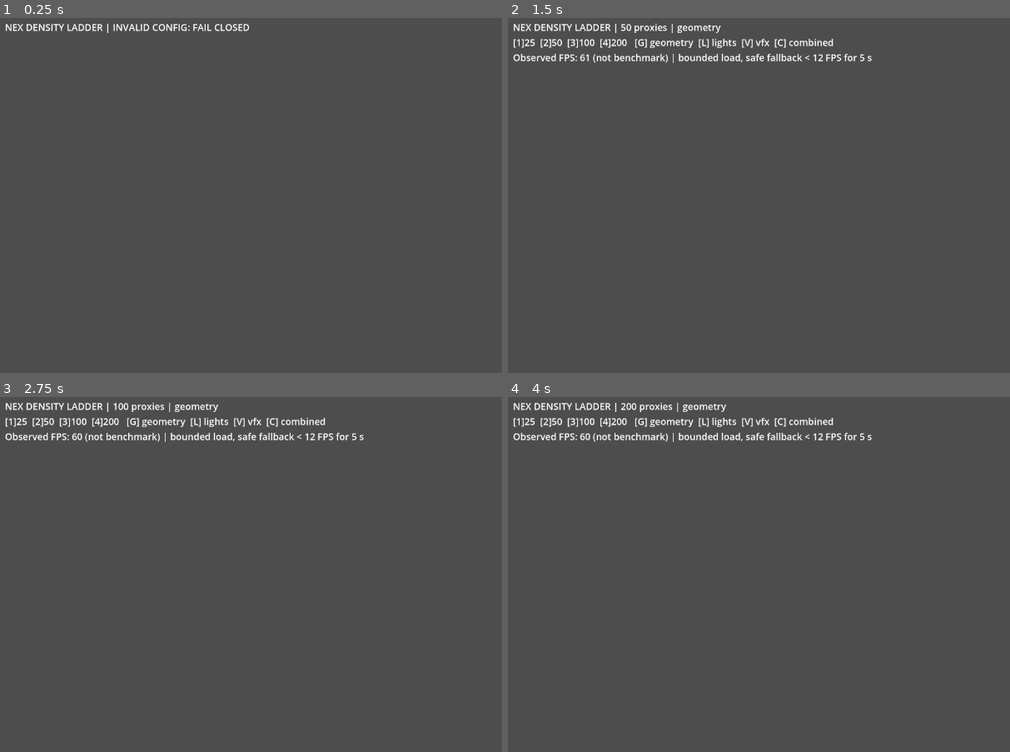
Above: before the commit, frames 1-4 (two rows, left to right).
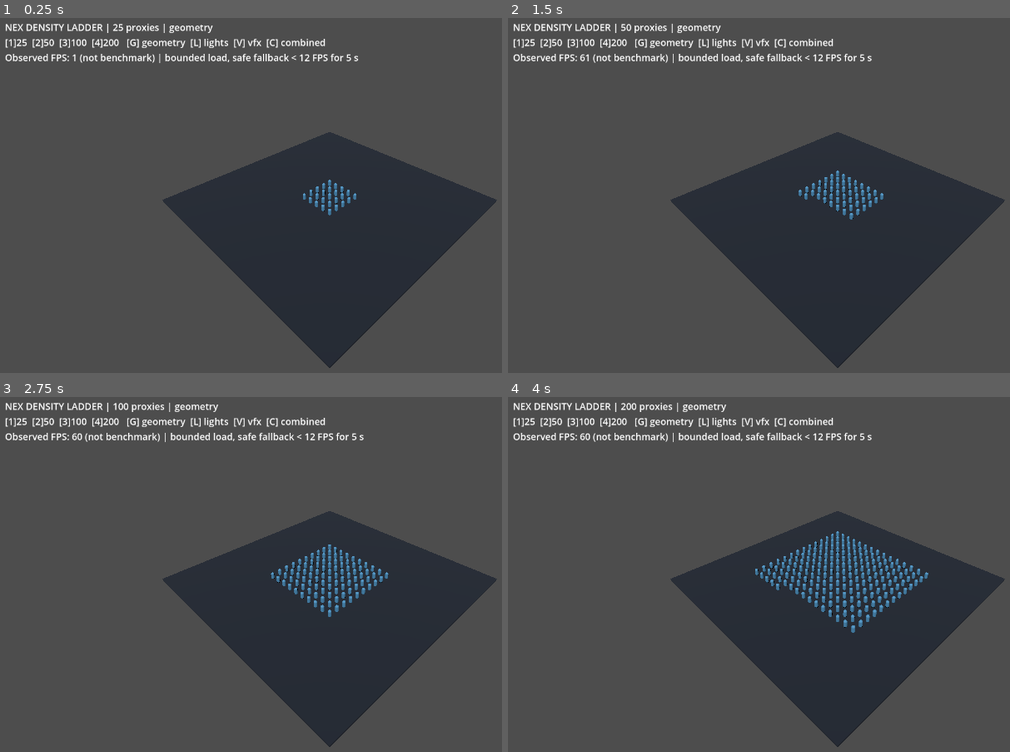
Above: after the commit, the same moments.

Repository: KayzenRoot/nex-engine
Game: Godot game, scene res://main.tscn
Same seed, same stepped clock (60 frames per second), same inputs: the game is played once before the commit and once after it.
Inputs:
- Up to frame 1 (0.25 s): no input
- Up to frame 2 (1.5 s): tap Enter at 0.5 s; tap 1 at 0.6 s; tap Space at 1.25 s; tap 2 at 1.35 s
- Up to frame 3 (2.75 s): tap Enter at 2 s; tap 3 at 2.1 s
- Up to frame 4 (4 s): tap Space at 2.75 s; tap 4 at 2.85 s; tap Enter at 3.5 s; tap G at 3.6 s

The runs differ from the first frame. In frame 1, 24% of the frame differs, in the area x 0-100%, y 1-99%; in frame 2, 22%; in frame 3, 22%; in frame 4, 22%.

Commit message:
fix(nex): accept bounded whole JSON floats in Density Ladder (#24)
Native Godot run #38307657903 exposed mode 3 missing camera because parsed JSON numbers are floats, previously int-only. Fail closed on fractional/out-of-range values, retain 25-200 caps; regression CI assertion.

Diff:
--- a/nex_bench/stress/density_ladder.gd
+++ b/nex_bench/stress/density_ladder.gd
@@ -35,6 +35,18 @@
     _build_workload()
     _show_status()
 
+# Godot JSON represents JSON numeric literals as floats, including whole numbers.
+# Permit only finite whole numbers within strict limits.
+func _json_integer(value: Variant, minimum: int, maximum: int) -> int:
+    if typeof(value) != TYPE_INT and typeof(value) != TYPE_FLOAT:
+        return -1
+    var number: float = float(value)
+    if not is_finite(number) or number != floor(number):
+        return -1
+    if number < float(minimum) or number > float(maximum):
+        return -1
+    return int(number)
+
 func _load_settings() -> bool:
     var settings_path: String = (get_script() as Script).resource_path.get_base_dir().path_join(SETTINGS_NAME)
     if not FileAccess.file_exists(settings_path):
@@ -48,27 +60,24 @@
     if parsed.get("renderer", "") != "forward_plus":
         return false
     var levels: Variant = parsed.get("counts", [])
-    if not (levels is Array) or levels != DEFAULT_COUNTS:
-        return false
-    var cap: Variant = parsed.get("max_proxies", 0)
-    var light_cap: Variant = parsed.get("max_lights", 0)
-    var particle_cap: Variant = parsed.get("max_particle_emitters", 0)
-    var threshold: Variant = parsed.get("minimum_safe_fps_observed", 0)
-    var safety: Variant = parsed.get("safety_consecutive_seconds", 0)
-    if not (cap is int and light_cap is int and particle_cap is int and threshold is int):
-        return false
-    if not (safety is int or safety is float):
-        return false
-    if cap != 200 or light_cap < 0 or light_cap > 6 or particle_cap < 0 or particle_cap > 4:
-        return false
-    if threshold < 5 or threshold > 30 or safety < 2 or safety > 20:
+    if not (levels is Array) or levels.size() != DEFAULT_COUNTS.size():
+        return false
+    for i in range(DEFAULT_COUNTS.size()):
+        if _json_integer(levels[i], int(DEFAULT_COUNTS[i]), int(DEFAULT_COUNTS[i])) != int(DEFAULT_COUNTS[i]):
+            return false
+    var cap: int = _json_integer(parsed.get("max_proxies", null), 200, 200)
+    var light_cap: int = _json_integer(parsed.get("max_lights", null), 0, 6)
+    var particle_cap: int = _json_integer(parsed.get("max_particle_emitters", null), 0, 4)
+    var threshold: int = _json_integer(parsed.get("minimum_safe_fps_observed", null), 5, 30)
+    var safety: int = _json_integer(parsed.get("safety_consecutive_seconds", null), 2, 20)
+    if cap != 200 or light_cap < 0 or particle_cap < 0 or threshold < 0 or safety < 0:
         return false
     max_proxies = cap
     max_lights = light_cap
     max_particle_emitters = particle_cap
     min_safe_fps = threshold
     safety_seconds = float(safety)
-    counts = levels.duplicate()
+    counts = DEFAULT_COUNTS.duplicate()
     return true
 
 func _make_materials() -> void:
Not shown, changed: tests/ci/test_density_ladder.py
